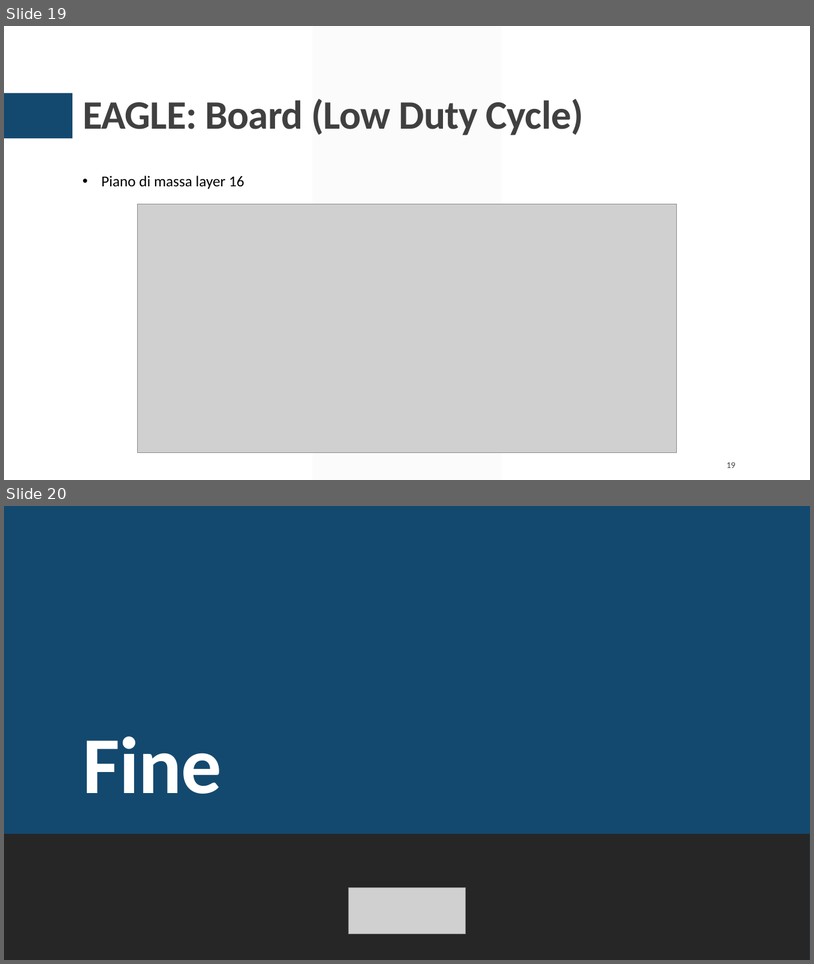
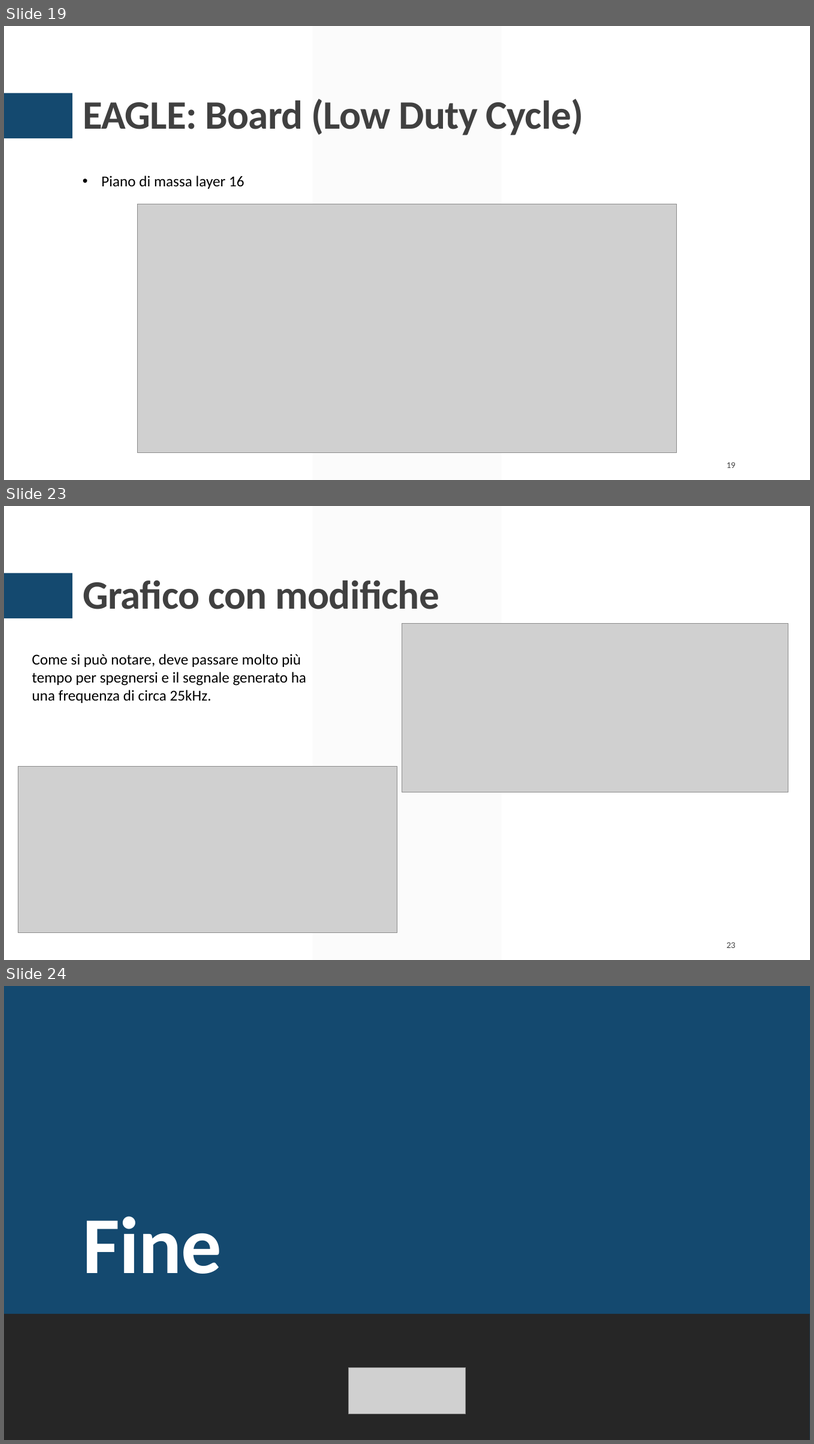
Before and after one commit to greco-salvatore/LTSpice, a slide deck: presentazione/presentazione.pptx. Shown one above the other, each under a label of ours: slides 19 and 20 before the commit, slides 19, 23 and 24 after it; the slides between them are not shown. The pictures are 814x964 and 814x1444 pixels, drawn with LibreOffice and Linux fonts; fonts in the diff are those of the drawing; grey boxes stand for pictures. Boxes give left, top, right and bottom in pixels: in the first picture for what was removed or moved away, otherwise in the second. Text is boxed around its words. In the diff, an @@ line names an element or a change of style, - is before the commit and + after.

```diff
--- a/presentazione/presentazione.pptx
+++ b/presentazione/presentazione.pptx
@@ slide 23 added at bbox=[4, 506, 810, 960], background #FFFFFF; not listed: 2 template elements that a slide beside it also shows @@
@@ title added at bbox=[83, 580, 440, 609], 48 pt, text #404040, bold @@
+Grafico con modifiche
@@ picture added at bbox=[402, 624, 789, 792] @@
@@ text added at bbox=[32, 654, 306, 703], 18 pt, text #000000 @@
+Come si può notare, deve passare molto più tempo per spegnersi e il segnale generato ha una frequenza di circa 25kHz.
@@ picture added at bbox=[18, 766, 397, 933] @@
@@ page number added at bbox=[727, 942, 736, 948], 10.5 pt, text #404040 @@
+23
@@ what was slide 20 is now slide 24 @@
```
Also in this commit, not shown: 1 slide changed, 3 other slides added.
